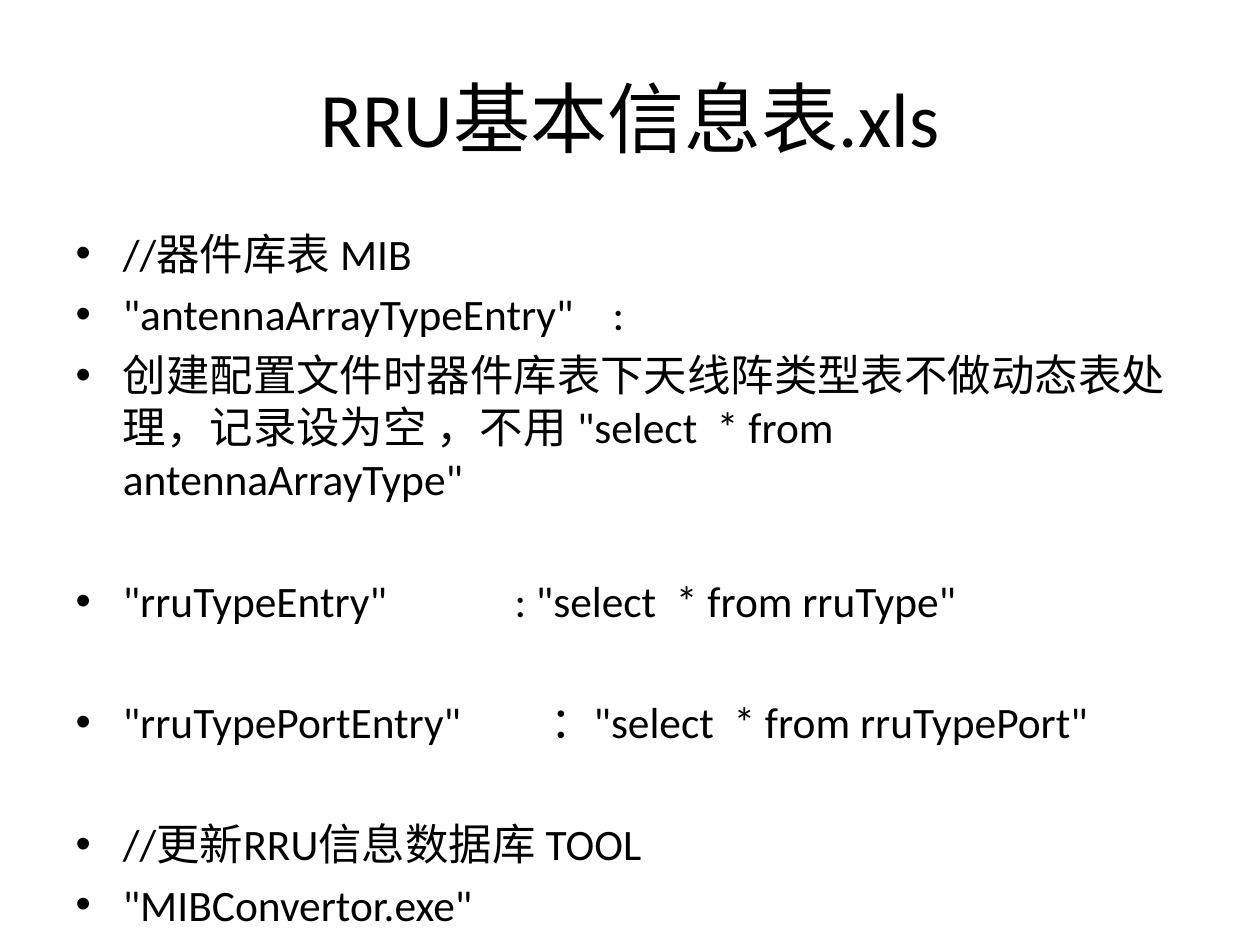
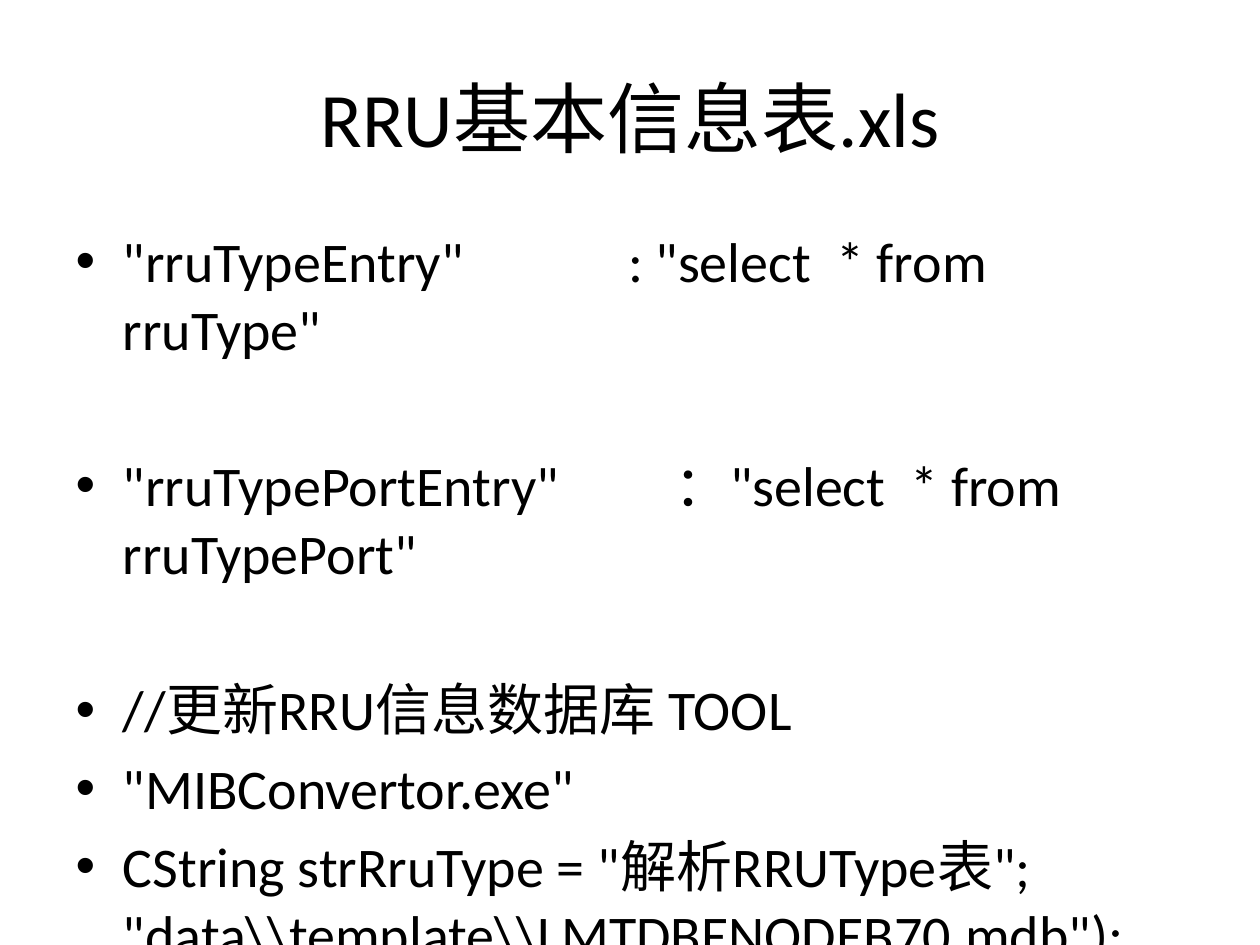
Before and after one commit to 180579045/LMT2018, a slide deck: slide 12 of Doc/参考文档/生成cfg相关文档/转化过程总结 ： cfg 转化过程.pptx. Drawn at 1260x945 pixels with LibreOffice and Linux fonts; fonts in the diff are those of the drawing. Boxes give left, top, right and bottom in pixels: in the first picture for what was removed or moved away, otherwise in the second. Text is boxed around its words. In the diff, an @@ line names an element or a change of style, - is before the commit and + after.

Commit message:
rrutype 数据和结构解析完成

```diff
--- a/Doc/参考文档/生成cfg相关文档/转化过程总结 ： cfg 转化过程.pptx
+++ b/Doc/参考文档/生成cfg相关文档/转化过程总结 ： cfg 转化过程.pptx
@@ text ""rruTypeEntry" : "select * from ..." at [123, 243, 1061, 897]: size 24.8 to 32 pt; more space between paragraphs @@
@@ text at [123, 234, 1165, 502]: paragraphs removed @@
-• //器件库表 MIB
-• "antennaArrayTypeEntry" :
-• 创建配置文件时器件库表下天线阵类型表不做动态表处理，记录设为空 ，不用 "select * from antennaArrayType"
```
Also in this commit, not shown: 1 slide added, 4 other files.
